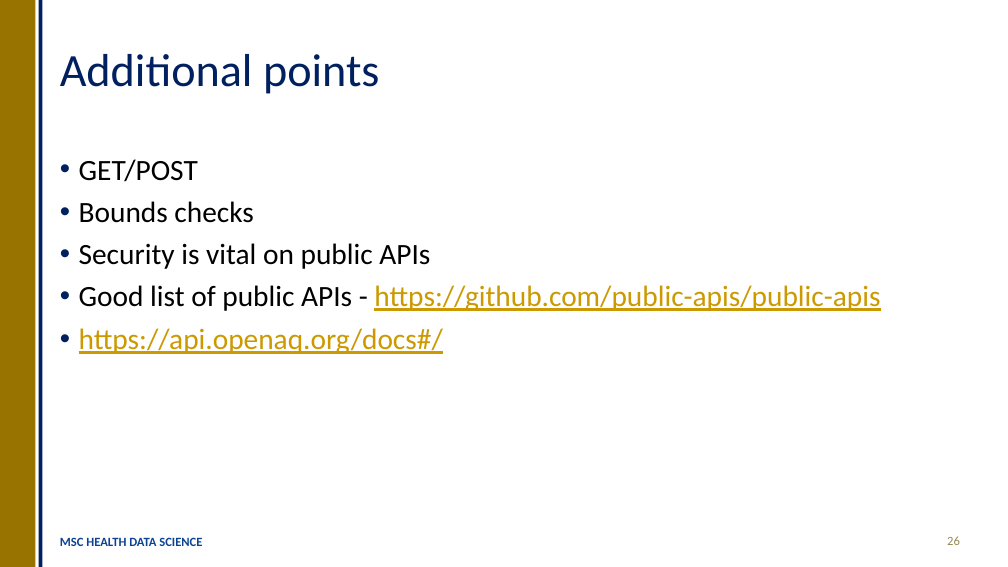
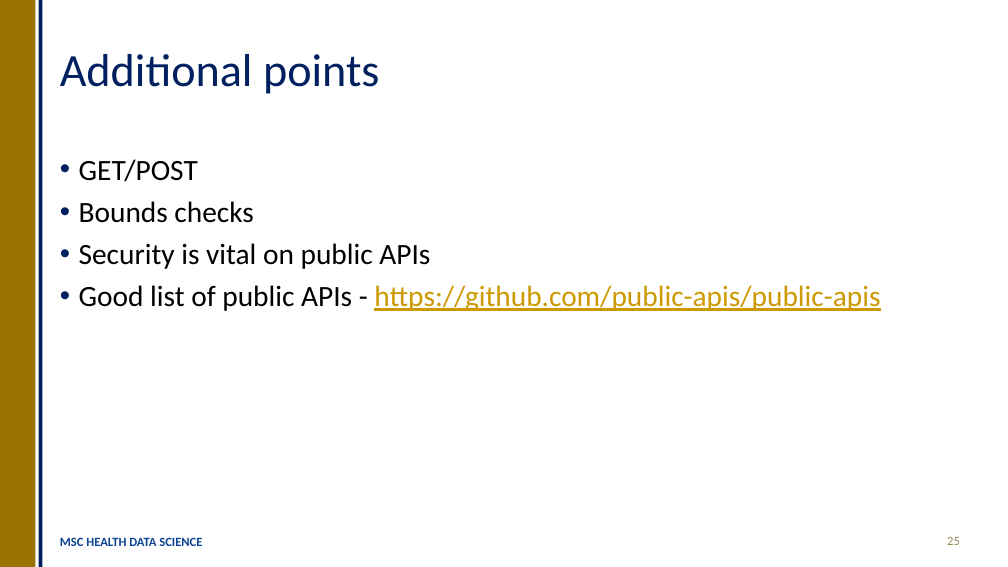
Before and after one commit to OllyButters/HDS-plumber, a slide deck: slide 25 of api_plumber_slides.pptx (slide 26 before the commit). Drawn at 1008x567 pixels with LibreOffice and Linux fonts; fonts in the diff are those of the drawing. Boxes give left, top, right and bottom in pixels: in the first picture for what was removed or moved away, otherwise in the second. Text is boxed around its words. In the diff, an @@ line names an element or a change of style, - is before the commit and + after.

```diff
--- a/api_plumber_slides.pptx
+++ b/api_plumber_slides.pptx
@@ text at box(79, 328, 443, 354): paragraph removed @@
-• https://api.openaq.org/docs#/
```
Also in this commit, not shown: 8 other slides changed, 1 slide removed, 1 other file.
